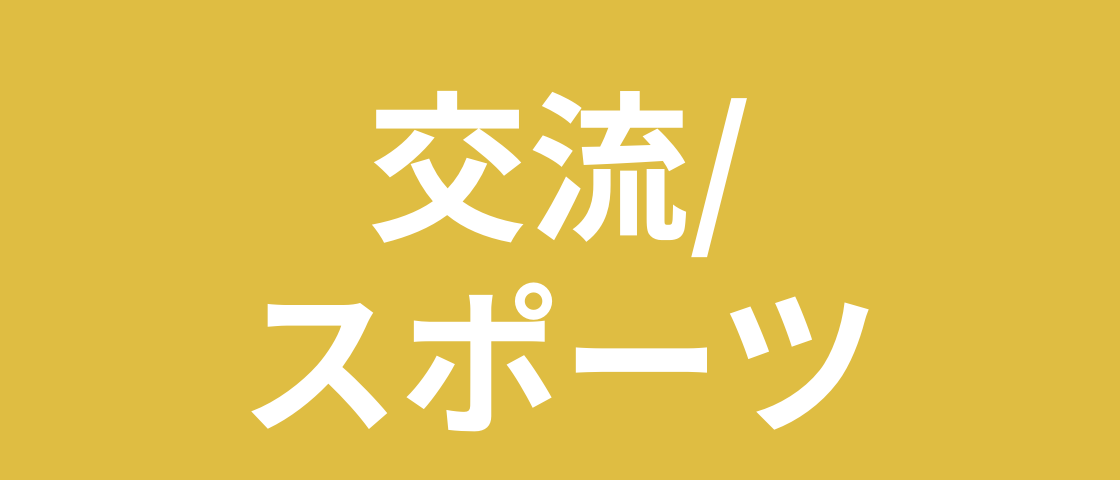
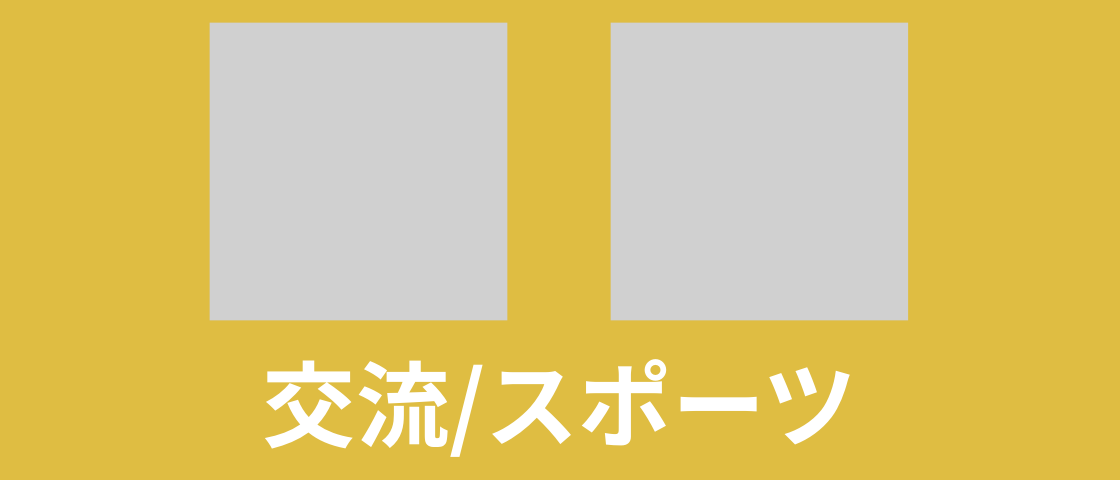
Before and after one commit to GreenBAKARI/kocote, a slide deck: slide 5 of img/コンテンツ.pptx (slide 4 before the commit). Drawn at 1120x480 pixels with LibreOffice and Linux fonts; fonts in the diff are those of the drawing; grey boxes stand for pictures. Boxes give left, top, right and bottom in pixels: in the first picture for what was removed or moved away, otherwise in the second. Text is boxed around its words. In the diff, an @@ line names an element or a change of style, - is before the commit and + after.

```diff
--- a/img/コンテンツ.pptx
+++ b/img/コンテンツ.pptx
@@ picture added at (x1=210, y1=23, x2=507, y2=320) @@
@@ picture added at (x1=611, y1=23, x2=908, y2=320) @@
@@ text at (x1=263, y1=359, x2=857, y2=457): text changed; size 138 to 80 pt @@
-交流/
-スポーツ
+交流/スポーツ
```
Also in this commit, not shown: 13 other slides changed, 3 slides added, 2 slides removed, 23 other files.
